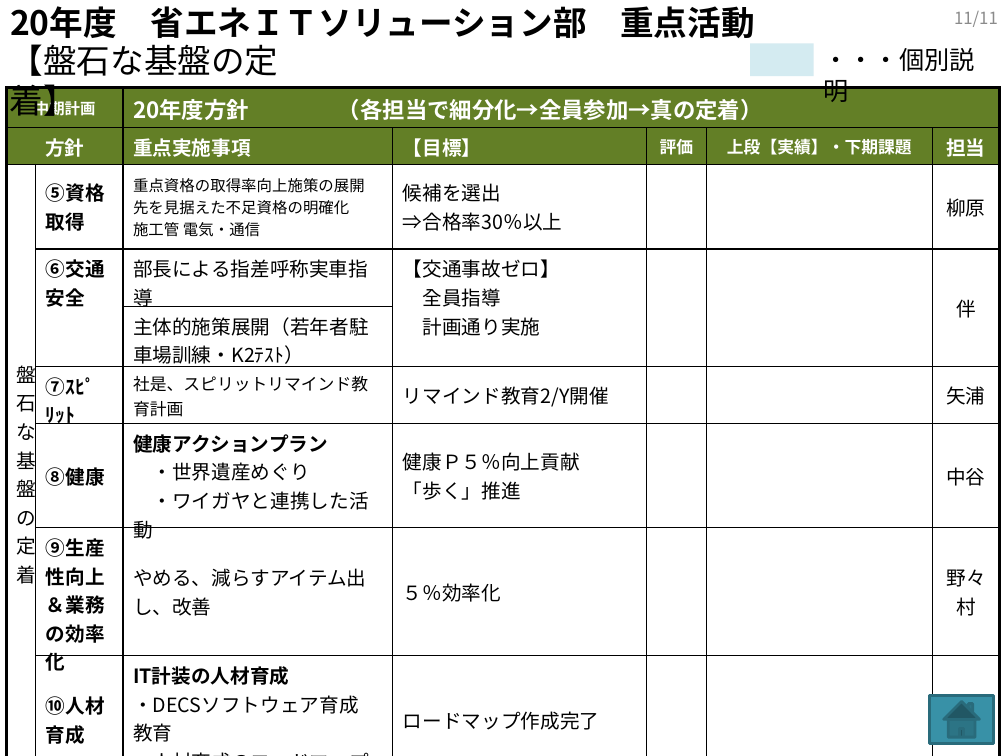
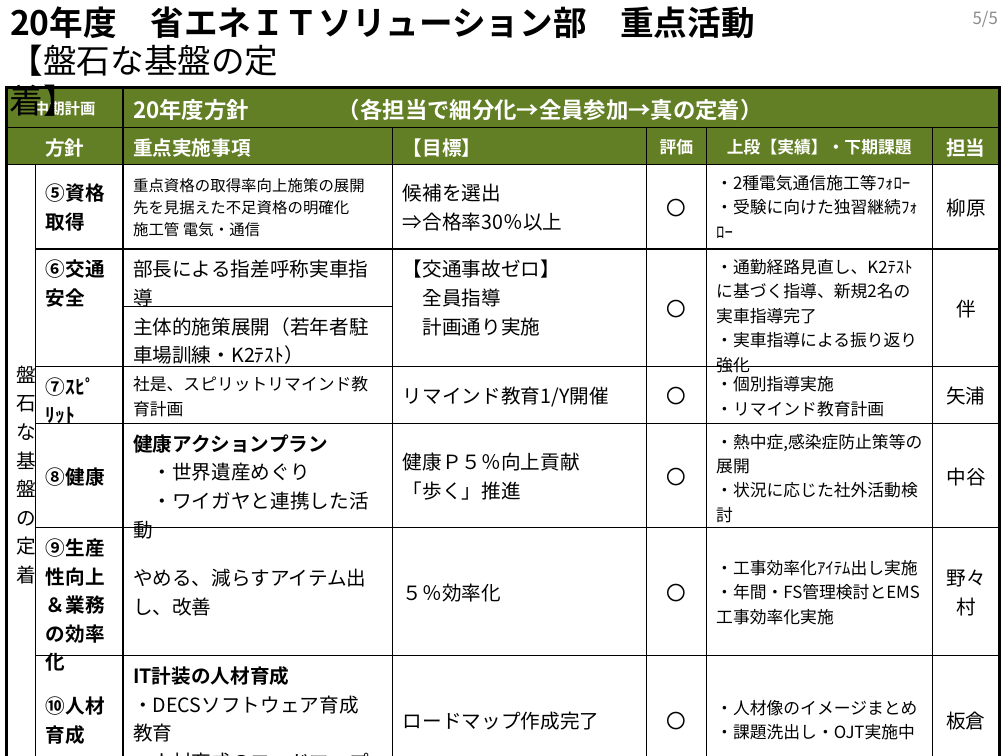
Before and after one commit to nonomura114/data, a slide deck: slide 9 of 20年度_省エネITS部 中間報告まとめ.pptx. Drawn at 1008x756 pixels with LibreOffice and Linux fonts; fonts in the diff are those of the drawing. Boxes give left, top, right and bottom in pixels: in the first picture for what was removed or moved away, otherwise in the second. Text is boxed around its words. In the diff, an @@ line names an element or a change of style, - is before the commit and + after.

```diff
--- a/20年度_省エネITS部 中間報告まとめ.pptx
+++ b/20年度_省エネITS部 中間報告まとめ.pptx
@@ text at <box>973,11,998,27</box>: text changed @@
-11/11
+5/5
@@ rectangle removed at <box>750,43,813,76</box> @@
@@ text removed at <box>824,48,975,102</box> @@
-・・・個別説明
@@ table at <box>7,88,1001,748</box> @@
-row 3, column 5: 
+row 3, column 5: 〇
-row 3, column 6: 
+row 3, column 6: ・2種電気通信施工等ﾌｫﾛｰ / ・受験に向けた独習継続ﾌｫﾛｰ
-row 4, column 5: 
+row 4, column 5: 〇
-row 4, column 6: 
+row 4, column 6: ・通勤経路見直し、K2ﾃｽﾄに基づく指導、新規2名の実車指導完了 / ・実車指導による振り返り強化
-row 6:  | ⑦ｽﾋﾟﾘｯﾄ | 社是、スピリットリマインド教育計画 | リマインド教育2/Y開催 |  |  | 矢浦
+row 6:  | ⑦ｽﾋﾟﾘｯﾄ | 社是、スピリットリマインド教育計画 | リマインド教育1/Y開催 | 〇 | ・個別指導実施 / ・リマインド教育計画 | 矢浦
-row 7, column 5: 
+row 7, column 5: 〇
-row 7, column 6: 
+row 7, column 6: ・熱中症,感染症防止策等の展開 / ・状況に応じた社外活動検討
-row 8, column 5: 
+row 8, column 5: 〇
-row 8, column 6: 
+row 8, column 6: ・工事効率化ｱｲﾃﾑ出し実施 / ・年間・FS管理検討とEMS工事効率化実施
-row 9, column 5: 
+row 9, column 5: 〇
-row 9, column 6: 
+row 9, column 6: ・人材像のイメージまとめ / ・課題洗出し・OJT実施中
@@ action button home removed at <box>929,696,993,743</box> @@
```
Also in this commit, not shown: 6 other slides changed, 6 slides added, 3 slides removed, 1 other file.
